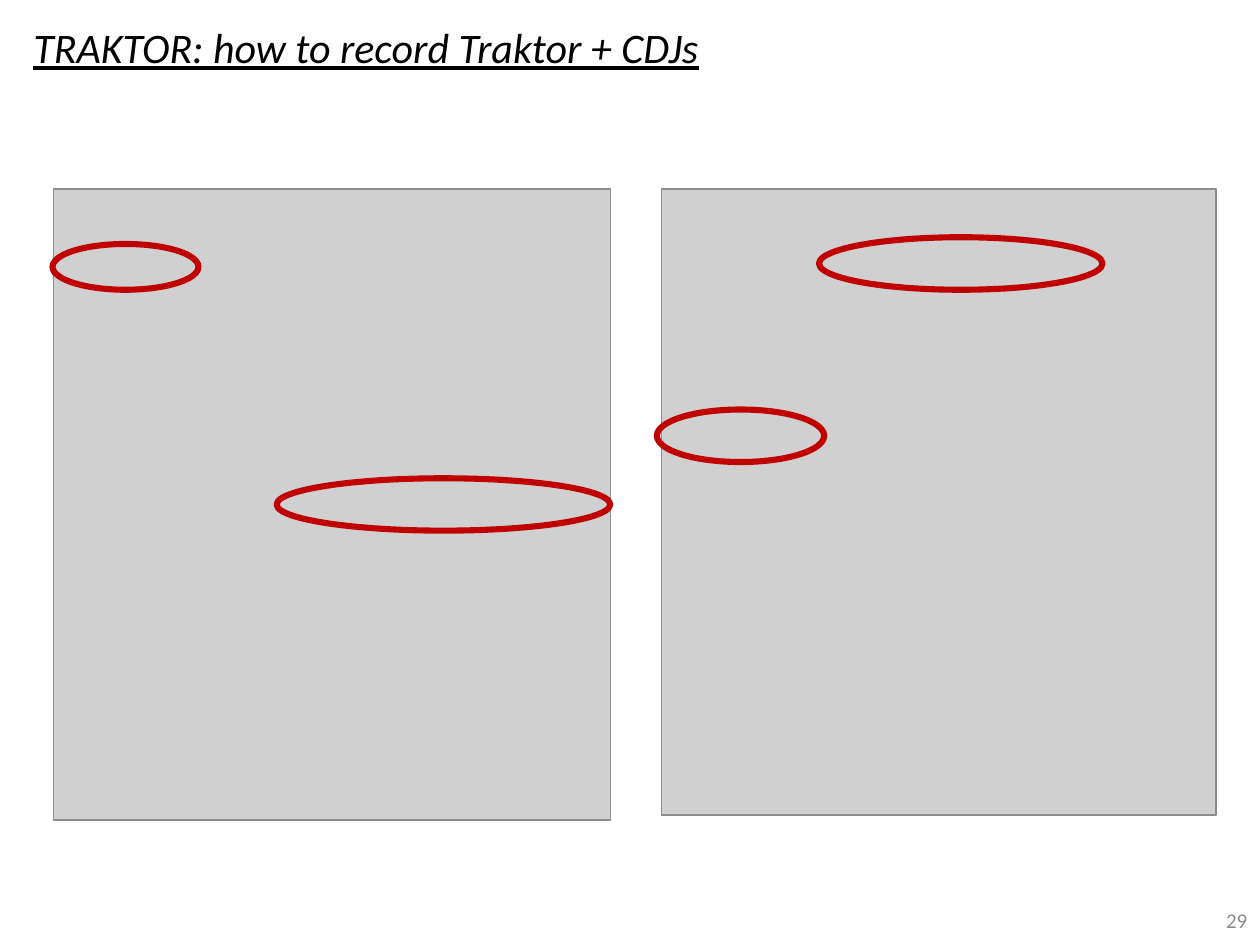
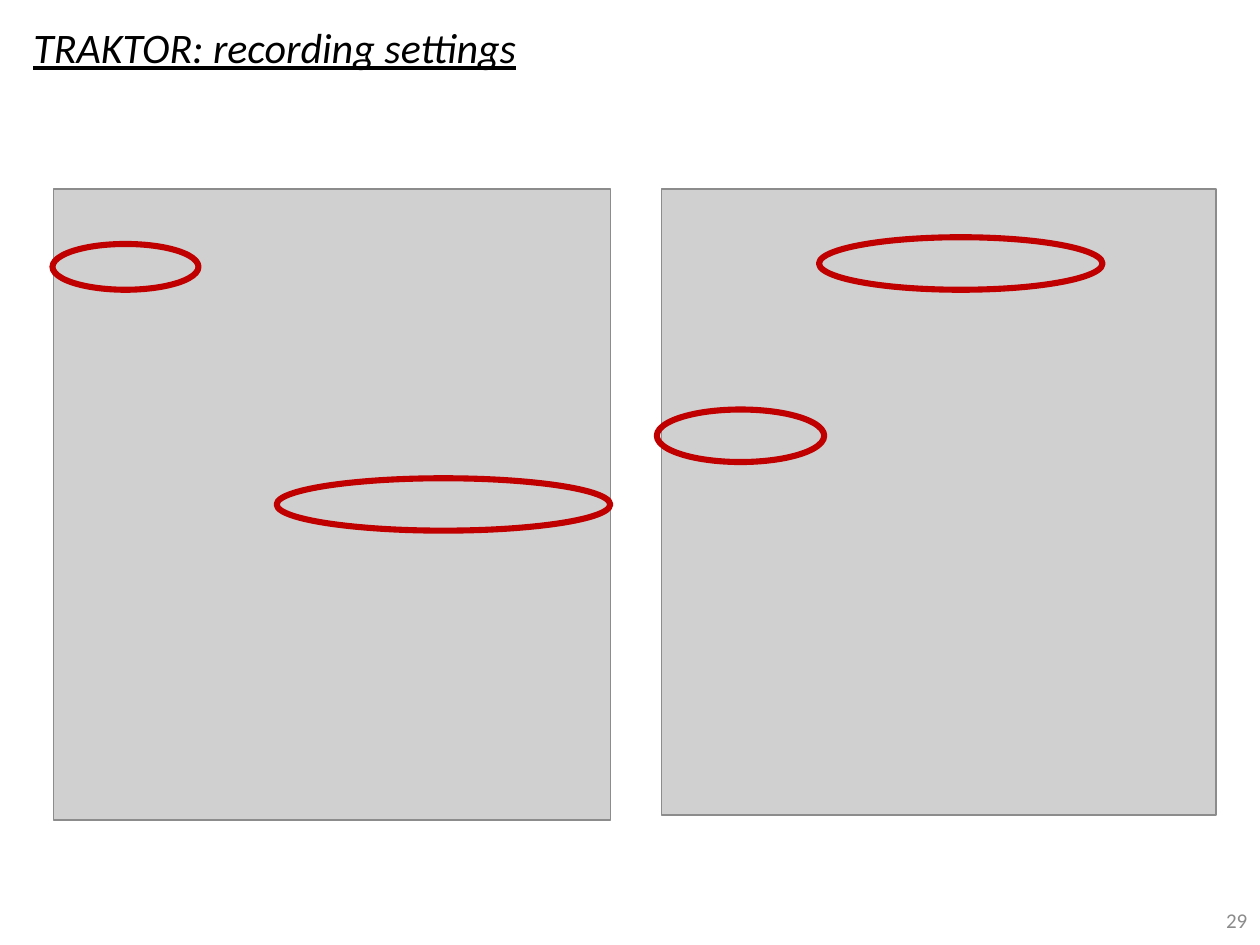
Before and after one commit to pestrela/music, a slide deck: slide 29 of traktor/mapping_ddj_1000/Support files/Source files/DDJ-1000 - Installation Guide.pptx. Drawn at 1260x945 pixels with LibreOffice and Linux fonts; fonts in the diff are those of the drawing; grey boxes stand for pictures. Boxes give left, top, right and bottom in pixels: in the first picture for what was removed or moved away, otherwise in the second. Text is boxed around its words. In the diff, an @@ line names an element or a change of style, - is before the commit and + after.

```diff
--- a/traktor/mapping_ddj_1000/Support files/Source files/DDJ-1000 - Installation Guide.pptx
+++ b/traktor/mapping_ddj_1000/Support files/Source files/DDJ-1000 - Installation Guide.pptx
@@ text at (33, 33, 516, 71): text changed @@
-TRAKTOR: how to record Traktor + CDJs
+TRAKTOR: recording settings
```
Also in this commit, not shown: 5 other slides changed, 3 slides added, 8 other files.
